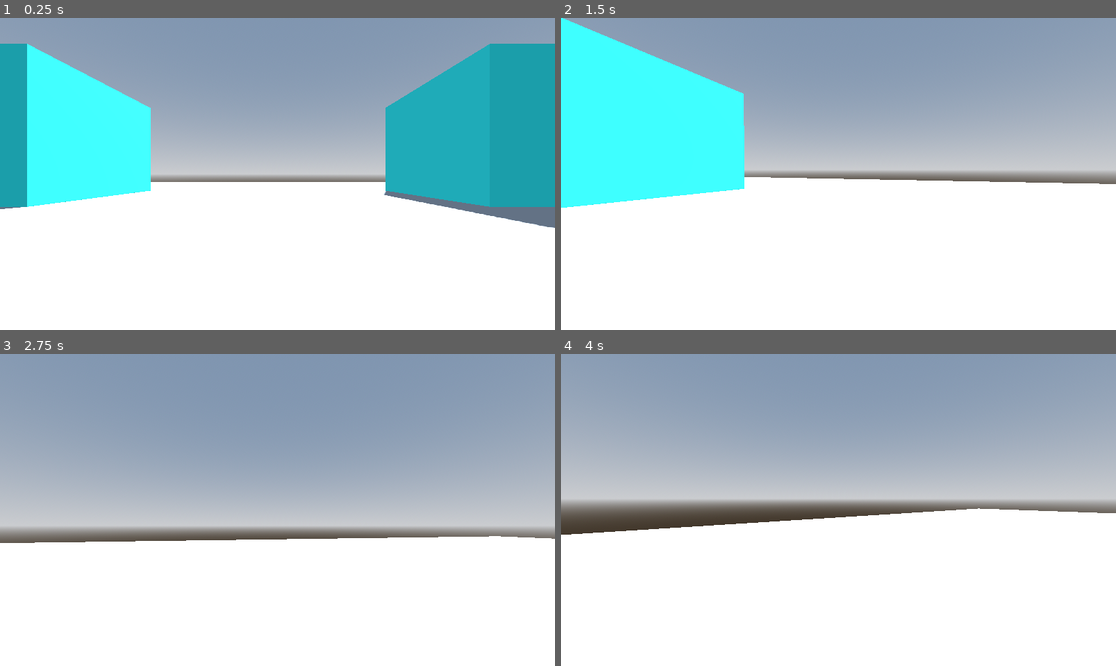
Above: before the commit, frames 1-4 (two rows, left to right).
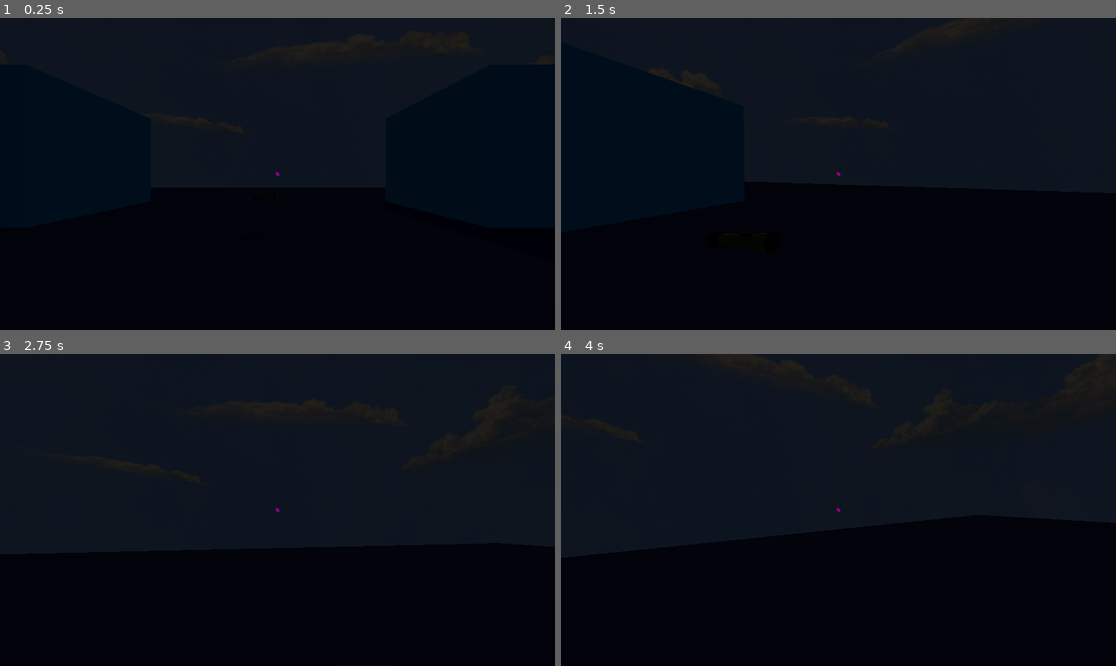
Above: after the commit, the same moments.

Repository: NotCottonBall/GhostBuster
Game: Godot game, scene res://Levels/TestScene.tscn
The game is run twice, just before and just after one commit, with the same random seed, the same clock (stepped at 60 frames per second) and the same inputs. Before the commit the project starts from res://Scenes/TestScene.tscn.
Inputs (mouse positions are in pixels of both pictures, inside the frame that each line leads up to):
- Up to frame 1 (0.25 s): no input
- Up to frame 2 (1.5 s): tap Enter at 0.5 s; move the mouse to (866, 174) at 0.52 s; hold Right mouse button (SecondaryAction) 0.53-1.28 s; hold W (MoveForward) from 0.53 s (still down); tap G (Drop, bound only after the commit) at 0.8, 1.35 s; move the mouse to (810, 174) at 1.27 s
- Up to frame 3 (2.75 s): keep holding W (MoveForward); tap 1 (FirstHolder, bound only after the commit) at 1.55 s; move the mouse to (288, 503) at 2.02 s; hold 1 (FirstHolder, bound only after the commit) from 2.03 s (still down); tap E (Interact, bound only after the commit) at 2.3 s
- Up to frame 4 (4 s): keep holding W (MoveForward); move the mouse to (832, 516) at 2.77 s; release 1 (FirstHolder, bound only after the commit) at 2.78 s; tap E (Interact, bound only after the commit) at 2.85 s; tap 2 (SecondHolder, bound only after the commit) at 3.05 s; move the mouse to (877, 513) at 3.52 s; hold 2 (SecondHolder, bound only after the commit) from 3.53 s (still down); tap Q (SwitchHolder, bound only after the commit) at 3.8 s

The runs differ from the first frame. In frame 1, 100% of the frame differs, in the area x 0-100%, y 0-100%; in frame 2, 100%; in frame 3, 100%; in frame 4, 100%.
Error after the commit: Invalid call. Nonexistent function 'OnAction' in base 'Nil'. (res://Scripts/PlayerController.gd:68)

Commit message:
added flashlight and pickingup objects. switching doesnt work yet. also cahanged the environment for the test scene
we are falling behind

Diff:
--- a/Scenes/TestScene.tscn
+++ b/Levels/TestScene.tscn
@@ -1,18 +1,18 @@
-[gd_scene load_steps=10 format=3 uid="uid://yiq4cbrku1v7"]
+[gd_scene load_steps=12 format=3 uid="uid://yiq4cbrku1v7"]
 
-[ext_resource type="PackedScene" uid="uid://wtjsp55jknd1" path="res://Scenes/Player.tscn" id="1_b5ayd"]
+[ext_resource type="Texture2D" uid="uid://35ewlixdxa6i" path="res://Textures/Skybox.png" id="1_fgmgd"]
+[ext_resource type="PackedScene" uid="uid://wtjsp55jknd1" path="res://Scenes/Player.tscn" id="1_kg6ww"]
+[ext_resource type="PackedScene" uid="uid://si135ryvn324" path="res://Scenes/Flashlight.tscn" id="2_fgmgd"]
 
-[sub_resource type="ProceduralSkyMaterial" id="ProceduralSkyMaterial_5lt6y"]
-sky_horizon_color = Color(0.66224277, 0.6717428, 0.6867428, 1)
-ground_horizon_color = Color(0.66224277, 0.6717428, 0.6867428, 1)
+[sub_resource type="PanoramaSkyMaterial" id="PanoramaSkyMaterial_013s3"]
+panorama = ExtResource("1_fgmgd")
 
-[sub_resource type="Sky" id="Sky_8k7wh"]
-sky_material = SubResource("ProceduralSkyMaterial_5lt6y")
+[sub_resource type="Sky" id="Sky_gk3qg"]
+sky_material = SubResource("PanoramaSkyMaterial_013s3")
 
-[sub_resource type="Environment" id="Environment_iufkg"]
+[sub_resource type="Environment" id="Environment_e05af"]
 background_mode = 2
-sky = SubResource("Sky_8k7wh")
-tonemap_mode = 2
+sky = SubResource("Sky_gk3qg")
 
 [sub_resource type="BoxShape3D" id="BoxShape3D_b5ayd"]
 
@@ -28,14 +28,15 @@
 
 [node name="Node3D" type="Node3D"]
 
+[node name="WorldEnvironment" type="WorldEnvironment" parent="."]
+environment = SubResource("Environment_e05af")
+
 [node name="DirectionalLight3D" type="DirectionalLight3D" parent="."]
 transform = Transform3D(-0.8660254, -0.43301278, 0.25, 0, 0.49999997, 0.86602545, -0.50000006, 0.75, -0.43301266, 0, 0, 0)
+light_energy = 0.004
 shadow_enabled = true
 
-[node name="WorldEnvironment" type="WorldEnvironment" parent="."]
-environment = SubResource("Environment_iufkg")
-
-[node name="Player" parent="." instance=ExtResource("1_b5ayd")]
+[node name="Player" parent="." instance=ExtResource("1_kg6ww")]
 transform = Transform3D(1, 0, 0, 0, 1, 0, 0, 0, 1, -0.013, 1, 0.003)
 
 [node name="Cubes" type="Node3D" parent="."]
@@ -88,3 +89,6 @@
 
 [node name="CollisionShape3D" type="CollisionShape3D" parent="Floor"]
 shape = SubResource("ConcavePolygonShape3D_0f5h7")
+
+[node name="Flashlight" parent="." instance=ExtResource("2_fgmgd")]
+transform = Transform3D(0.3165266, 0, -0.94858366, 0, 1, 0, 0.94858366, 0, 0.3165266, -0.34078074, 0.9969348, -5.644721)
--- /dev/null
+++ b/Scenes/Flashlight.tscn
@@ -0,0 +1,24 @@
+[gd_scene load_steps=4 format=3 uid="uid://si135ryvn324"]
+
+[ext_resource type="Script" uid="uid://b2j1a0v3li5mp" path="res://Scripts/Flashlight.gd" id="1_bdlob"]
+[ext_resource type="PackedScene" uid="uid://c7dsih2q52aym" path="res://Models/Items/Flashlight.glb" id="1_ddyce"]
+
+[sub_resource type="BoxShape3D" id="BoxShape3D_0qj7l"]
+size = Vector3(0.17578125, 0.16699219, 0.6308594)
+
+[node name="Flashlight" type="StaticBody3D"]
+script = ExtResource("1_bdlob")
+metadata/_custom_type_script = "uid://cijyo04ga1ybp"
+
+[node name="Flashlight" parent="." instance=ExtResource("1_ddyce")]
+transform = Transform3D(2.5, 0, 0, 0, 2.5, 0, 0, 0, 2.5, 0, 0, 0)
+
+[node name="CollisionShape3D" type="CollisionShape3D" parent="."]
+transform = Transform3D(1, 0, 0, 0, 1, 0, 0, 0, 1, 0, 0, 0.03466797)
+shape = SubResource("BoxShape3D_0qj7l")
+
+[node name="SpotLight3D" type="SpotLight3D" parent="."]
+transform = Transform3D(1, 0, 0, 0, 1, 0, 0, 0, 1, 0, 0, -0.26419684)
+visible = false
+spot_range = 25.0
+spot_angle = 30.0
--- a/Scenes/Player.tscn
+++ b/Scenes/Player.tscn
@@ -1,21 +1,24 @@
-[gd_scene load_steps=4 format=3 uid="uid://wtjsp55jknd1"]
+[gd_scene load_steps=5 format=3 uid="uid://wtjsp55jknd1"]
 
 [ext_resource type="Script" uid="uid://oiytx4md5qc" path="res://Scripts/PlayerController.gd" id="1_rpqav"]
+[ext_resource type="Script" uid="uid://ctibx3keabaf0" path="res://Scripts/ItemHolder.gd" id="2_kyqiw"]
+[ext_resource type="PackedScene" uid="uid://btyhbnqqmus06" path="res://UI/HUD.tscn" id="3_gntrk"]
 
 [sub_resource type="CapsuleShape3D" id="CapsuleShape3D_qbkls"]
-
-[sub_resource type="CapsuleMesh" id="CapsuleMesh_kyqiw"]
 
 [node name="Player" type="CharacterBody3D"]
 script = ExtResource("1_rpqav")
 
 [node name="Head" type="Node3D" parent="."]
+transform = Transform3D(1, 0, 0, 0, 1, 0, 0, 0, 1, 0, 0.6374209, 0)
 
 [node name="Camera3D" type="Camera3D" parent="Head"]
+
+[node name="ItemHolder" type="Node3D" parent="Head"]
+transform = Transform3D(0.9960427, 0, 0.0888769, 0, 1, 0, -0.0888769, 0, 0.9960427, 0.8041475, -0.6374209, -0.9171998)
+script = ExtResource("2_kyqiw")
 
 [node name="CollisionShape3D" type="CollisionShape3D" parent="."]
 shape = SubResource("CapsuleShape3D_qbkls")
 
-[node name="MeshInstance3D" type="MeshInstance3D" parent="."]
-mesh = SubResource("CapsuleMesh_kyqiw")
-skeleton = NodePath("../..")
+[node name="Hud" parent="." instance=ExtResource("3_gntrk")]
--- /dev/null
+++ b/Scripts/Flashlight.gd
@@ -0,0 +1,18 @@
+extends Item
+class_name Flashlight
+
+@export var m_Light: SpotLight3D
+
+func _init() -> void:
+  ItemID = HoldableItems.Flashlight
+
+func _ready() -> void:
+  m_Light = $SpotLight3D
+  m_Light.visible = false
+
+func OnAction() -> void:
+  m_Light.visible = !m_Light.visible
+
+
+func OnInbuiltAction() -> void:
+  pass
--- /dev/null
+++ b/Scripts/Item.gd
@@ -0,0 +1,19 @@
+extends StaticBody3D
+class_name Item
+
+enum HoldableItems
+{
+	None = 0,
+	Flashlight,
+	EMFSDetector,
+	MotionSensor,
+	Thermometer
+}
+
+@export var ItemID: HoldableItems
+
+func OnAction() -> void:
+	push_error("OnAction Was Not Implemented In One Of Item's Children")
+
+func OnInbuiltAction() -> void:
+	push_error("OnInbuiltAction Was Not Implemented In One Of Item's Children")
--- /dev/null
+++ b/Scripts/ItemHolder.gd
@@ -0,0 +1,37 @@
+extends Node3D
+class_name ItemHolder
+
+var CurrentHoldingItem: Item
+var PlayerInventory: Array[Item] = []
+@export var MaxHoldableItems: int = 3
+
+func _ready() -> void:
+	CurrentHoldingItem = null
+	PlayerInventory.resize(MaxHoldableItems)
+	PlayerInventory.fill(null)
+
+
+func _process(delta: float) -> void:
+	pass
+
+
+func HoldItem(index: int, item: Item) -> void:
+	if index >= MaxHoldableItems or is_instance_valid(PlayerInventory[index]):
+		return
+
+	item.get_parent().remove_child(item)
+	PlayerInventory[index] = item
+	add_child(item)
+	item.transform = Transform3D.IDENTITY
+
+
+func DropItem(index: int) -> void:
+	if index >= MaxHoldableItems or not is_instance_valid(PlayerInventory[index]):
+		return
+
+	PlayerInventory[index] = null
+	remove_child(PlayerInventory[index])
+
+
+func SwitchHoldingItem(index: int) -> void:
+	pass
--- a/Scripts/PlayerController.gd
+++ b/Scripts/PlayerController.gd
@@ -1,12 +1,8 @@
 extends CharacterBody3D
 
-
+@export_group("Movement Settings")
 var m_CurrentPlayerSpeed: float = 0.0
 var m_CurrentPlayerStamina: float = 0.0
-var m_Yaw: float = 0.0
-var m_Pitch: float = 0.0
-
-@export_group("Movement Settings")
 @export var PlayerRunSpeed: float = 8.0
 @export var PlayerWalkSpeed: float = 5.0
 @export var PlayerMaxStamina: float = 100.0
@@ -14,16 +10,28 @@
 @export var StaminaGainRate: float = 10.0
 
 @export_group("Camera Settings")
+var m_Camera: Camera3D
+var m_Yaw: float = 0.0
+var m_Pitch: float = 0.0
 @export var MouseSensiticity: float = 0.4
+
+@export_group("Item Holder")
+var m_ItemHolder: ItemHolder
+var m_CurrentHoldingIndex: int = 0
+@export var m_InteractionRayLength: float = 2.0
 
 func _ready() -> void:
 	m_CurrentPlayerSpeed = PlayerWalkSpeed
 	m_CurrentPlayerStamina = PlayerMaxStamina
+	m_Camera = $Head/Camera3D
+	m_ItemHolder = $Head/ItemHolder
+
 	Input.set_mouse_mode(Input.MOUSE_MODE_CAPTURED)
+
 	m_Pitch = 0.0
 
 func _process(delta: float) -> void:
-	print(m_CurrentPlayerStamina)
+	pass
 
 func _physics_process(delta: float) -> void:
 	# Add the gravity.
@@ -56,6 +64,52 @@
 		rotation_degrees.y = m_Yaw
 		$Head.rotation_degrees.x = m_Pitch
 
+	if event.is_action_pressed("SecondaryAction"):
+		m_ItemHolder.PlayerInventory[m_CurrentHoldingIndex].OnAction()
+
+	if event.is_action_pressed("Interact"):
+		Interact()
+	if event.is_action_pressed("Drop"):
+		m_ItemHolder.DropItem(m_CurrentHoldingIndex)
+
+	if event.is_action_pressed("FirstHolder"):
+		m_CurrentHoldingIndex = 0
+		m_ItemHolder.SwitchHoldingItem(m_CurrentHoldingIndex)
+	if event.is_action_pressed("SecondHolder"):
+		m_CurrentHoldingIndex = 1
+		m_ItemHolder.SwitchHoldingItem(m_CurrentHoldingIndex)
+	if event.is_action_pressed("ThirdHolder"):
+		m_CurrentHoldingIndex = 2
+		m_ItemHolder.SwitchHoldingItem(m_CurrentHoldingIndex)
+	if event.is_action_pressed("SwitchHolder"):
+		m_CurrentHoldingIndex = (m_CurrentHoldingIndex + 1) % m_ItemHolder.MaxHoldableItems
+		m_ItemHolder.SwitchHoldingItem(m_CurrentHoldingIndex)
+
+func Interact() -> void:
+	var ray: Dictionary = Raycast()
+	if ray.is_empty():
+		return
+
+	if ray.collider is Item:
+		var item: Item = ray.collider
+		m_ItemHolder.HoldItem(m_CurrentHoldingIndex, item)
+
+func Raycast() -> Dictionary:
+	var viewportSize: Vector2 = get_viewport().get_visible_rect().size
+	var viewportCenter: Vector2 = viewportSize / 2
+
+	var rayOrigin: Vector3 = m_Camera.project_ray_origin(viewportCenter)
+	var rayDirection: Vector3 = m_Camera.project_ray_normal(viewportCenter)
+	var rayEnd: Vector3 = rayOrigin + rayDirection * m_InteractionRayLength
+
+	var ray: PhysicsRayQueryParameters3D = PhysicsRayQueryParameters3D.create(rayOrigin, rayEnd)
+	ray.collide_with_areas = true
+	ray.collide_with_bodies = true
+
+	var spaceState: PhysicsDirectSpaceState3D = get_world_3d().direct_space_state
+	return spaceState.intersect_ray(ray)
+
+
 func EnableSprint(delta: float) -> void:
 	m_CurrentPlayerSpeed = PlayerRunSpeed
 	if velocity.length() > 0.0:
--- /dev/null
+++ b/UI/HUD.tscn
@@ -0,0 +1,26 @@
+[gd_scene load_steps=2 format=3 uid="uid://btyhbnqqmus06"]
+
+[sub_resource type="PlaceholderTexture2D" id="PlaceholderTexture2D_il0fu"]
+
+[node name="Hud" type="Control"]
+layout_mode = 3
+anchors_preset = 15
+anchor_right = 1.0
+anchor_bottom = 1.0
+grow_horizontal = 2
+grow_vertical = 2
+
+[node name="TextureRect" type="TextureRect" parent="."]
+layout_mode = 1
+anchors_preset = 8
+anchor_left = 0.5
+anchor_top = 0.5
+anchor_right = 0.5
+anchor_bottom = 0.5
+offset_left = -3.0
+offset_top = -3.0
+offset_right = 3.0
+offset_bottom = 3.0
+grow_horizontal = 2
+grow_vertical = 2
+texture = SubResource("PlaceholderTexture2D_il0fu")
--- a/project.godot
+++ b/project.godot
@@ -61,6 +61,36 @@
 "events": [Object(InputEventMouseButton,"resource_local_to_scene":false,"resource_name":"","device":-1,"window_id":0,"a …(258 unchanged characters)…
 ]
 }
+Interact={
+"deadzone": 0.2,
+"events": [Object(InputEventKey,"resource_local_to_scene":false,"resource_name":"","device":-1,"window_id":0,"alt_pressed":false,"shift_pressed":false,"ctrl_pressed":false,"meta_pressed":false,"pressed":false,"keycode":0,"physical_keycode":69,"key_label":0,"unicode":101,"location":0,"echo":false,"script":null)
+]
+}
+FirstHolder={
+"deadzone": 0.2,
+"events": [Object(InputEventKey,"resource_local_to_scene":false,"resource_name":"","device":-1,"window_id":0,"alt_pressed":false,"shift_pressed":false,"ctrl_pressed":false,"meta_pressed":false,"pressed":false,"keycode":0,"physical_keycode":49,"key_label":0,"unicode":49,"location":0,"echo":false,"script":null)
+]
+}
+SecondHolder={
+"deadzone": 0.2,
+"events": [Object(InputEventKey,"resource_local_to_scene":false,"resource_name":"","device":-1,"window_id":0,"alt_pressed":false,"shift_pressed":false,"ctrl_pressed":false,"meta_pressed":false,"pressed":false,"keycode":0,"physical_keycode":50,"key_label":0,"unicode":50,"location":0,"echo":false,"script":null)
+]
+}
+ThirdHolder={
+"deadzone": 0.2,
+"events": [Object(InputEventKey,"resource_local_to_scene":false,"resource_name":"","device":-1,"window_id":0,"alt_pressed":false,"shift_pressed":false,"ctrl_pressed":false,"meta_pressed":false,"pressed":false,"keycode":0,"physical_keycode":51,"key_label":0,"unicode":51,"location":0,"echo":false,"script":null)
+]
+}
+SwitchHolder={
+"deadzone": 0.2,
+"events": [Object(InputEventKey,"resource_local_to_scene":false,"resource_name":"","device":-1,"window_id":0,"alt_pressed":false,"shift_pressed":false,"ctrl_pressed":false,"meta_pressed":false,"pressed":false,"keycode":0,"physical_keycode":81,"key_label":0,"unicode":113,"location":0,"echo":false,"script":null)
+]
+}
+Drop={
+"deadzone": 0.2,
+"events": [Object(InputEventKey,"resource_local_to_scene":false,"resource_name":"","device":-1,"window_id":0,"alt_pressed":false,"shift_pressed":false,"ctrl_pressed":false,"meta_pressed":false,"pressed":false,"keycode":0,"physical_keycode":71,"key_label":0,"unicode":103,"location":0,"echo":false,"script":null)
+]
+}
 
 [rendering]
 
Binary file added: Models/Environment/Armchair.glb
Not shown, added: Models/Environment/Armchair.glb.import
Binary file added: Models/Environment/Armchair_Armchair.png
Not shown, added: Models/Environment/Armchair_Armchair.png.import
Binary file added: Models/Environment/BottleType0.glb
Not shown, added: Models/Environment/BottleType0.glb.import
Binary file added: Models/Environment/BottleType0_Refreshment.png
Not shown, added: Models/Environment/BottleType0_Refreshment.png.import
Binary file added: Models/Environment/BottleType1.glb
Not shown, added: Models/Environment/BottleType1.glb.import
Binary file added: Models/Environment/BottleType1_Refreshment_01.png
Not shown, added: Models/Environment/BottleType1_Refreshment_01.png.import
(and 297 more such lines)
